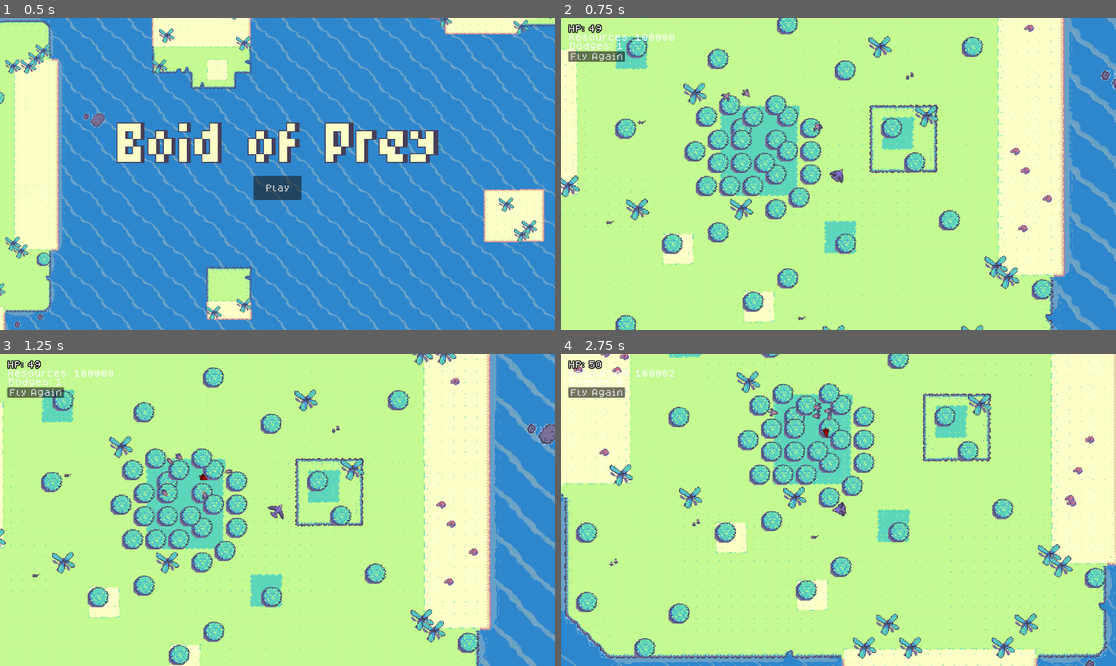
Above: before the commit, frames 1-4 (two rows, left to right).
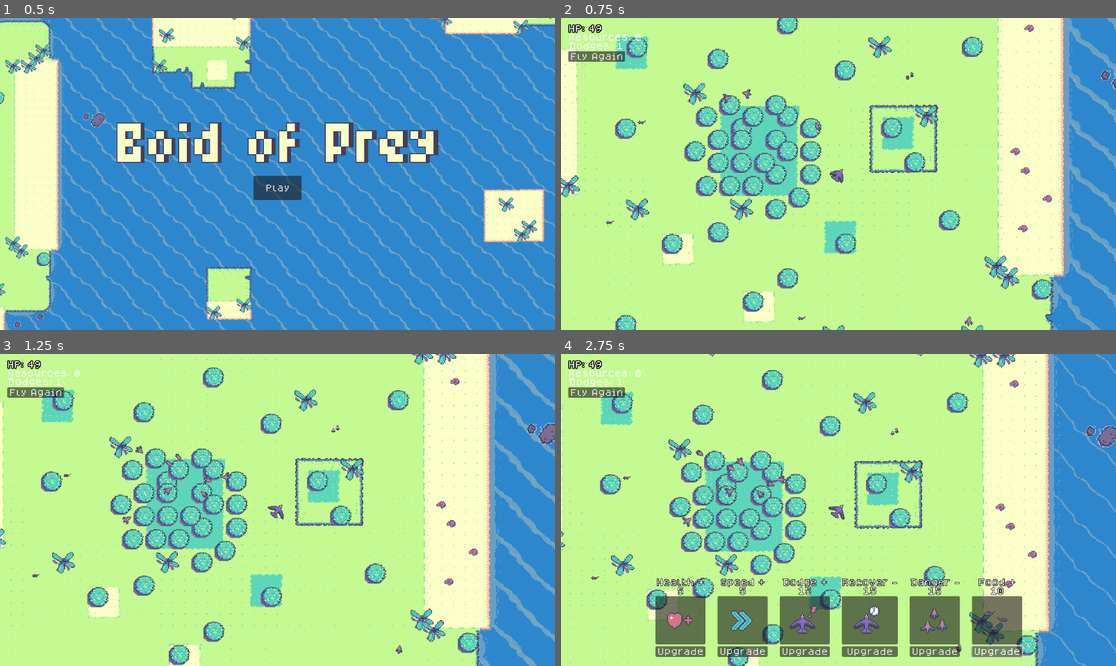
Above: after the commit, the same moments.

Repository: Kolbias/boidemic
Game: Godot game, scene res://ui/main_menu.tscn
Same seed, same stepped clock (60 frames per second), same inputs: the game is played once before the commit and once after it.
Inputs (mouse positions are in pixels of both pictures, inside the frame that each line leads up to):
- Up to frame 1 (0.5 s): no input
- Up to frame 2 (0.75 s): click "Play" at 0.5 s
- Up to frame 3 (1.25 s): no input
- Up to frame 4 (2.75 s): click "Fly Again" at 1.25 s; click (999, 650) at 2 s, where only the run after the commit has a clickable "Upgrade"

Frame 1 is identical in both runs. In frame 2, 0.2% of the frame differs, in the area x 13-75%, y 5-99%; in frame 3, 1.9%; in frame 4, 60%, in the area x 0-100%, y 0-100%.

Commit message:
couple of reset fixes

Diff:
--- a/gameplay/enemy_boid.gd
+++ b/gameplay/enemy_boid.gd
@@ -44,13 +44,13 @@
 	if goodBoid:
 		print(stance)
 
-	match stance:
-		stanceState.ATTACKING:
-			modulate = Color(1, 0, 0, 1)
-		stanceState.FLEEING:
-			modulate = Color(0, 0, 1, 1)
-		_:
-			modulate = Color(1, 1, 1, 1)
+	#match stance:
+		#stanceState.ATTACKING:
+			#modulate = Color(1, 0, 0, 1)
+		#stanceState.FLEEING:
+			#modulate = Color(0, 0, 1, 1)
+		#_:
+			#modulate = Color(1, 1, 1, 1)
 
 	var separation := Vector2.ZERO
 	var alignment := Vector2.ZERO
--- a/gameplay/player_variables.gd
+++ b/gameplay/player_variables.gd
@@ -5,7 +5,7 @@
 signal victory
 
 #player stats
-@export var resource_amount := 100000
+@export var resource_amount := 0
 @export var max_hp := 25.0
 var current_hp := max_hp
 var remaining_blinks := blink_count
@@ -38,7 +38,7 @@
 
 #enemy stats
 @export var min_flock = 2
-@export var num_boids = 5
+@export var num_boids = 30
 
 #map data
 @export var islands := [
--- a/main.gd
+++ b/main.gd
@@ -11,7 +11,6 @@
 	get_tree().paused = true
 	$UI/Control/MarginContainer/MarginContainer/UpgradePanel.show()
 
-
 func on_reset():
 	PlayerVariables.num_generations += 1
 	if get_tree().paused == true:
--- a/main.tscn
+++ b/main.tscn
@@ -15,6 +15,7 @@
 [node name="MainMap" parent="." instance=ExtResource("2_dd0l7")]
 
 [node name="AudioStreamPlayer" type="AudioStreamPlayer" parent="."]
+process_mode = 3
 stream = ExtResource("4_2p0iu")
 volume_db = -6.0
 autoplay = true
--- a/ui/main_menu.tscn
+++ b/ui/main_menu.tscn
@@ -137,7 +137,6 @@
 [node name="MainBoid" type="AnimatedSprite2D" parent="."]
 position = Vector2(334, 840)
 rotation = 0.785398
-scale = Vector2(1, 1)
 sprite_frames = SubResource("SpriteFrames_0n8en")
 autoplay = "default"
 frame_progress = 0.79672
--- a/ui/ui.gd
+++ b/ui/ui.gd
@@ -14,6 +14,7 @@
 
 var is_visible := false
 var is_clickable := true
+@onready var active = true
 
 func _ready():
 	$Control/MarginContainer/MarginContainer/UpgradePanel.hide()
@@ -23,8 +24,10 @@
 		"res://assets/art/upgrades/CrabFoodUpgrade.png",
 		"res://assets/art/upgrades/MinFlockUpgrade.png"
 	]
-	if PlayerVariables.upgrade_levels["food_level"] < 4:
+	if PlayerVariables.upgrade_levels["food_level"] < 4 && PlayerVariables.upgrade_levels["food_level"] > 0:
 		sprite.texture = load(textures[PlayerVariables.upgrade_levels["food_level"] - 1])
+	elif PlayerVariables.upgrade_levels["food_level"] == 4:
+		$Control/MarginContainer/MarginContainer/UpgradePanel/UpgradeHbox/VBoxUpgrade5.hide()
 
 func _process(delta):
 	hp_label.text = "HP: " + str(int(PlayerVariables.current_hp))
@@ -148,6 +151,12 @@
 		PlayerVariables.upgrade_levels[upgrade_name] += 1
 		if PlayerVariables.upgrade_levels[upgrade_name] < 4:
 			sprite.texture = load(textures[PlayerVariables.upgrade_levels[upgrade_name] - 1])
+		else:
+			$Control/MarginContainer/MarginContainer/UpgradePanel/UpgradeHbox/VBoxUpgrade5.hide()
 
 func _on_reset_button_pressed():
-	PlayerVariables.reset.emit()
+	if active:
+		active = false
+		PlayerVariables.dead.emit()
+	else:
+		PlayerVariables.reset.emit()
